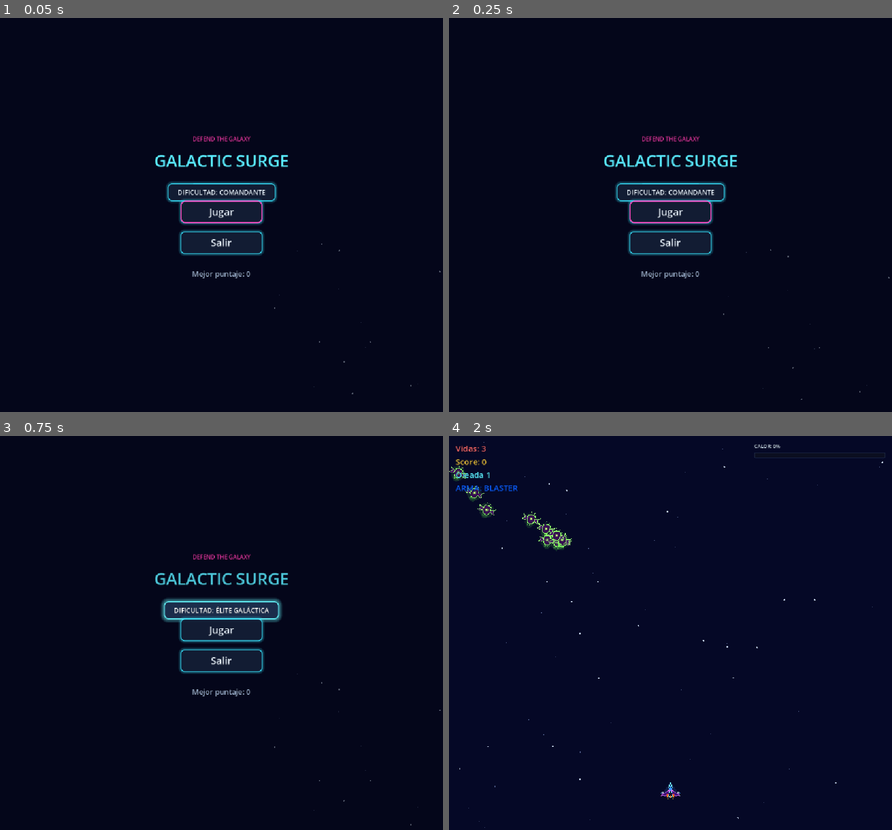
Above: before the commit, frames 1-4 (two rows, left to right).
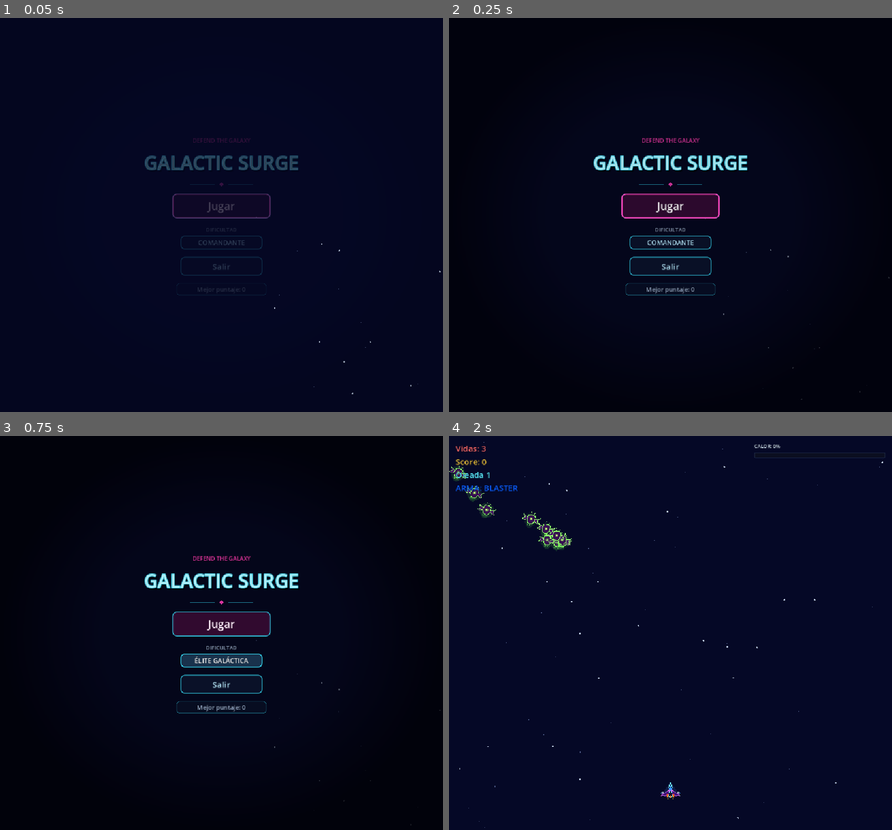
Above: after the commit, the same moments.

Repository: Frank-0511/galactic-surge
Game: Godot game, scene res://scenes/main/main.tscn
The game is run twice, just before and just after one commit, with the same random seed, the same clock (stepped at 60 frames per second) and the same inputs.
Inputs:
- Up to frame 1 (0.05 s): no input
- Up to frame 2 (0.25 s): no input
- Up to frame 3 (0.75 s): click "DIFICULTAD: COMANDANTE" (after the commit: "COMANDANTE") at 0.5 s
- Up to frame 4 (2 s): click "Jugar" at 1.25 s

The runs differ from the first frame. In frame 1, 2.8% of the frame differs, in the area x 32-100%, y 29-96%; in frame 2, 4.0%; in frame 3, 5.5%, in the area x 32-100%, y 29-99%; in frame 4, nothing differs.

Commit message:
feat(etapa-18): polish visual del menú principal
Estilos de botones por estado (normal, hover, pressed, focus), título con
outline y sombra, chip de puntaje, viñeta radial y fade de entrada.
Incluye contrato menu_style_contract_test.gd.

Diff:
--- a/scenes/ui/main_menu.gd
+++ b/scenes/ui/main_menu.gd
@@ -1,10 +1,25 @@
 # main_menu.gd
 # Presents the initial navigation options and emits user intent to Main.
 # Lets the player pick the session difficulty (Etapa 18) before play.
+# Layout lives in main_menu.tscn; all visual styling (buttons, title, chip,
+# vignette, entrance fade, title pulse) is applied here in code.
+# REDUCED_MOTION is a switch to flip: true skips the title pulse and the entrance fade.
 
 extends CanvasLayer
 
 const DS := preload("res://scripts/systems/difficulty_settings.gd")
+
+## Switch to true to disable the title pulse and the entrance fade (reduced motion).
+const REDUCED_MOTION := false
+const ENTRANCE_DURATION := 0.35
+const PULSE_HALF_PERIOD := 1.6
+const CORNER_RADIUS := 10
+const BORDER_WIDTH := 2
+const FOCUS_BORDER_WIDTH := 3
+const CYAN := Color(0.22, 0.9, 1.0)
+const MAGENTA := Color(1.0, 0.24, 0.72)
+const TITLE_FILL := Color(0.72, 0.97, 1.0)
+const TEXT_SOFT := Color(0.72, 0.92, 1.0)
 
 signal play_requested
 signal quit_requested
@@ -12,18 +27,30 @@
 ## Tier chosen in the menu; read by Main when play_requested fires and fixed for the session.
 var selected_difficulty: int = DS.Tier.COMMANDER
 
+@onready var _content: Control = $Control
+@onready var _vignette: TextureRect = $Control/Vignette
 @onready var _high_score_label: Label = $Control/HighScoreLabel
 @onready var _title_label: Label = $Control/TitleLabel
 @onready var _difficulty_button: Button = $Control/DificultadButton
+@onready var _play_button: Button = $Control/PlayButton
+@onready var _quit_button: Button = $Control/QuitButton
+
+var _entrance_tween: Tween
+var _pulse_tween: Tween
 
 
 func _ready() -> void:
-	_start_title_glow()
+	_apply_vignette()
+	_apply_title_style()
+	_apply_chip_style()
+	_style_buttons()
+	_start_title_pulse()
 	_refresh_difficulty_text()
 
 
 func show_menu() -> void:
 	visible = true
+	_play_entrance()
 	$Control/PlayButton.grab_focus()
 
 
@@ -42,17 +69,133 @@
 
 
 func _refresh_difficulty_text() -> void:
-	_difficulty_button.text = "DIFICULTAD: %s" % DS.get_tier_name(selected_difficulty).to_upper()
+	_difficulty_button.text = DS.get_tier_name(selected_difficulty).to_upper()
 
 
 func _on_quit_button_pressed() -> void:
 	quit_requested.emit()
 
 
-# Purely cosmetic breathing glow on the title label; does not affect layout,
-# text or any gameplay-facing state.
-func _start_title_glow() -> void:
-	var tween: Tween = create_tween()
-	tween.set_loops()
-	tween.tween_property(_title_label, "modulate:a", 0.78, 1.1).set_trans(Tween.TRANS_SINE).set_ease(Tween.EASE_IN_OUT)
-	tween.tween_property(_title_label, "modulate:a", 1.0, 1.1).set_trans(Tween.TRANS_SINE).set_ease(Tween.EASE_IN_OUT)
+# ---------------------------------------------------------------------------
+# Background: radial vignette generated in code (no external textures).
+# ---------------------------------------------------------------------------
+func _apply_vignette() -> void:
+	var gradient := Gradient.new()
+	gradient.offsets = PackedFloat32Array([0.55, 1.0])
+	gradient.colors = PackedColorArray([Color(0.0, 0.0, 0.02, 0.0), Color(0.0, 0.0, 0.02, 0.7)])
+	var texture := GradientTexture2D.new()
+	texture.gradient = gradient
+	texture.fill = GradientTexture2D.FILL_RADIAL
+	texture.fill_from = Vector2(0.5, 0.5)
+	texture.fill_to = Vector2(1.0, 0.5)
+	texture.width = 256
+	texture.height = 256
+	_vignette.texture = texture
+
+
+# ---------------------------------------------------------------------------
+# Title: larger, cyan outline and dark drop shadow.
+# ---------------------------------------------------------------------------
+func _apply_title_style() -> void:
+	_title_label.add_theme_font_size_override("font_size", 46)
+	_title_label.add_theme_color_override("font_color", TITLE_FILL)
+	_title_label.add_theme_color_override("font_outline_color", Color(CYAN, 0.9))
+	_title_label.add_theme_constant_override("outline_size", 6)
+	_title_label.add_theme_color_override("font_shadow_color", Color(0.0, 0.01, 0.04, 0.85))
+	_title_label.add_theme_constant_override("shadow_offset_x", 3)
+	_title_label.add_theme_constant_override("shadow_offset_y", 5)
+
+
+# High score as a small rounded chip with a faint cyan border.
+func _apply_chip_style() -> void:
+	var chip: StyleBoxFlat = _make_box(Color(0.03, 0.06, 0.14, 0.75), Color(CYAN, 0.35), 1)
+	chip.corner_radius_top_left = 8
+	chip.corner_radius_top_right = 8
+	chip.corner_radius_bottom_left = 8
+	chip.corner_radius_bottom_right = 8
+	chip.content_margin_left = 14.0
+	chip.content_margin_right = 14.0
+	chip.content_margin_top = 4.0
+	chip.content_margin_bottom = 4.0
+	_high_score_label.add_theme_stylebox_override("normal", chip)
+	_high_score_label.add_theme_font_size_override("font_size", 15)
+
+
+# ---------------------------------------------------------------------------
+# Buttons: one StyleBoxFlat per state. Jugar is the primary action (magenta
+# tinted fill); Salir and the difficulty control stay cyan-outlined.
+# Focus is a 3 px magenta border with a transparent fill, so it stays distinct
+# from hover (brighter fill, 2 px cyan border).
+# ---------------------------------------------------------------------------
+func _style_buttons() -> void:
+	_style_button(_play_button, 26, true)
+	_style_button(_quit_button, 20, false)
+	_style_button(_difficulty_button, 16, false)
+
+
+func _style_button(button: Button, font_size: int, primary: bool) -> void:
+	var normal_box: StyleBoxFlat
+	var hover_box: StyleBoxFlat
+	var pressed_box: StyleBoxFlat
+	if primary:
+		normal_box = _make_box(Color(0.2, 0.04, 0.19, 0.95), Color(CYAN, 0.8), BORDER_WIDTH)
+		hover_box = _make_box(Color(0.34, 0.08, 0.3, 1.0), Color(CYAN, 1.0), BORDER_WIDTH)
+		pressed_box = _make_box(Color(0.1, 0.02, 0.1, 1.0), Color(CYAN, 0.6), BORDER_WIDTH)
+	else:
+		normal_box = _make_box(Color(0.04, 0.07, 0.16, 0.92), Color(CYAN, 0.8), BORDER_WIDTH)
+		hover_box = _make_box(Color(0.1, 0.2, 0.3, 0.98), Color(CYAN, 1.0), BORDER_WIDTH)
+		pressed_box = _make_box(Color(0.02, 0.04, 0.1, 1.0), Color(CYAN, 0.5), BORDER_WIDTH)
+	var focus_box: StyleBoxFlat = _make_box(Color(0.0, 0.0, 0.0, 0.0), MAGENTA, FOCUS_BORDER_WIDTH)
+
+	button.add_theme_stylebox_override("normal", normal_box)
+	button.add_theme_stylebox_override("hover", hover_box)
+	button.add_theme_stylebox_override("pressed", pressed_box)
+	button.add_theme_stylebox_override("focus", focus_box)
+	button.add_theme_font_size_override("font_size", font_size)
+
+	var text_normal: Color = Color(1.0, 0.93, 0.98) if primary else TEXT_SOFT
+	var text_pressed: Color = Color(0.85, 0.75, 0.82) if primary else Color(0.6, 0.8, 0.9)
+	button.add_theme_color_override("font_color", text_normal)
+	button.add_theme_color_override("font_hover_color", Color(1.0, 1.0, 1.0))
+	button.add_theme_color_override("font_pressed_color", text_pressed)
+	button.add_theme_color_override("font_focus_color", Color(1.0, 1.0, 1.0))
+
+
+func _make_box(fill: Color, border: Color, border_width: int) -> StyleBoxFlat:
+	var box := StyleBoxFlat.new()
+	box.bg_color = fill
+	box.border_color = border
+	box.set_border_width_all(border_width)
+	box.set_corner_radius_all(CORNER_RADIUS)
+	box.anti_aliasing = true
+	return box
+
+
+# ---------------------------------------------------------------------------
+# Motion (cosmetic only; never delays input, never changes layout).
+# ---------------------------------------------------------------------------
+# Fades the menu content in over ENTRANCE_DURATION each time show_menu() runs.
+func _play_entrance() -> void:
+	if _entrance_tween != null and _entrance_tween.is_valid():
+		_entrance_tween.kill()
+	if REDUCED_MOTION:
+		_content.modulate.a = 1.0
+		return
+	_content.modulate.a = 0.0
+	_entrance_tween = create_tween()
+	_entrance_tween.tween_property(_content, "modulate:a", 1.0, ENTRANCE_DURATION) \
+		.set_trans(Tween.TRANS_SINE).set_ease(Tween.EASE_OUT)
+
+
+# Slow, low-amplitude breathing on the title's alpha. Does not affect layout or state.
+func _start_title_pulse() -> void:
+	if REDUCED_MOTION:
+		return
+	if _pulse_tween != null and _pulse_tween.is_valid():
+		_pulse_tween.kill()
+	_pulse_tween = create_tween()
+	_pulse_tween.set_loops()
+	_pulse_tween.tween_property(_title_label, "modulate:a", 0.9, PULSE_HALF_PERIOD) \
+		.set_trans(Tween.TRANS_SINE).set_ease(Tween.EASE_IN_OUT)
+	_pulse_tween.tween_property(_title_label, "modulate:a", 1.0, PULSE_HALF_PERIOD) \
+		.set_trans(Tween.TRANS_SINE).set_ease(Tween.EASE_IN_OUT)
--- a/scenes/ui/main_menu.tscn
+++ b/scenes/ui/main_menu.tscn
@@ -25,6 +25,17 @@
 color = Color(0.015, 0.02, 0.07, 0.6)
 mouse_filter = 2
 
+[node name="Vignette" type="TextureRect" parent="Control"]
+layout_mode = 1
+anchors_preset = 15
+anchor_right = 1.0
+anchor_bottom = 1.0
+grow_horizontal = 2
+grow_vertical = 2
+expand_mode = 1
+stretch_mode = 0
+mouse_filter = 2
+
 [node name="KickerLabel" type="Label" parent="Control"]
 layout_mode = 1
 anchors_preset = 8
@@ -33,15 +44,16 @@
 anchor_right = 0.5
 anchor_bottom = 0.5
 offset_left = -200.0
-offset_top = -195.0
+offset_top = -194.0
 offset_right = 200.0
-offset_bottom = -165.0
+offset_bottom = -168.0
 grow_horizontal = 2
 grow_vertical = 2
 theme_override_font_sizes/font_size = 14
 theme_override_colors/font_color = Color(1.0, 0.24, 0.72, 0.85)
 text = "DEFEND THE GALAXY"
 horizontal_alignment = 1
+vertical_alignment = 1
 
 [node name="TitleLabel" type="Label" parent="Control"]
 layout_mode = 1
@@ -50,18 +62,15 @@
 anchor_top = 0.5
 anchor_right = 0.5
 anchor_bottom = 0.5
-offset_left = -220.0
-offset_top = -160.0
-offset_right = 220.0
-offset_bottom = -100.0
-grow_horizontal = 2
-grow_vertical = 2
-theme_override_font_sizes/font_size = 40
-theme_override_colors/font_color = Color(0.35, 0.92, 1.0, 1.0)
-theme_override_constants/outline_size = 5
-theme_override_colors/font_outline_color = Color(0.02, 0.05, 0.09, 0.9)
+offset_left = -300.0
+offset_top = -164.0
+offset_right = 300.0
+offset_bottom = -92.0
+grow_horizontal = 2
+grow_vertical = 2
 text = "GALACTIC SURGE"
 horizontal_alignment = 1
+vertical_alignment = 1
 
 [node name="Divider" type="ColorRect" parent="Control"]
 layout_mode = 1
@@ -70,14 +79,66 @@
 anchor_top = 0.5
 anchor_right = 0.5
 anchor_bottom = 0.5
-offset_left = -70.0
+offset_left = -76.0
+offset_top = -75.0
+offset_right = -16.0
+offset_bottom = -73.0
+grow_horizontal = 2
+grow_vertical = 2
+color = Color(0.22, 0.9, 1.0, 0.55)
+mouse_filter = 2
+
+[node name="DividerRight" type="ColorRect" parent="Control"]
+layout_mode = 1
+anchors_preset = 8
+anchor_left = 0.5
+anchor_top = 0.5
+anchor_right = 0.5
+anchor_bottom = 0.5
+offset_left = 16.0
+offset_top = -75.0
+offset_right = 76.0
+offset_bottom = -73.0
+grow_horizontal = 2
+grow_vertical = 2
+color = Color(0.22, 0.9, 1.0, 0.55)
+mouse_filter = 2
+
+[node name="DividerDiamond" type="ColorRect" parent="Control"]
+layout_mode = 1
+anchors_preset = 8
+anchor_left = 0.5
+anchor_top = 0.5
+anchor_right = 0.5
+anchor_bottom = 0.5
+offset_left = -4.0
 offset_top = -78.0
-offset_right = 70.0
-offset_bottom = -76.0
-grow_horizontal = 2
-grow_vertical = 2
-color = Color(0.22, 0.9, 1.0, 0.55)
-mouse_filter = 2
+offset_right = 4.0
+offset_bottom = -70.0
+grow_horizontal = 2
+grow_vertical = 2
+rotation = 0.785398
+pivot_offset = Vector2(4, 4)
+color = Color(1.0, 0.24, 0.72, 0.85)
+mouse_filter = 2
+
+[node name="DifficultyCaption" type="Label" parent="Control"]
+layout_mode = 1
+anchors_preset = 8
+anchor_left = 0.5
+anchor_top = 0.5
+anchor_right = 0.5
+anchor_bottom = 0.5
+offset_left = -100.0
+offset_top = 26.0
+offset_right = 100.0
+offset_bottom = 46.0
+grow_horizontal = 2
+grow_vertical = 2
+theme_override_font_sizes/font_size = 13
+theme_override_colors/font_color = Color(0.62, 0.7, 0.82, 1.0)
+text = "DIFICULTAD"
+horizontal_alignment = 1
 
 [node name="DificultadButton" type="Button" parent="Control"]
 layout_mode = 1
@@ -86,14 +147,13 @@
 anchor_top = 0.5
 anchor_right = 0.5
 anchor_bottom = 0.5
-offset_left = -130.0
-offset_top = -72.0
-offset_right = 130.0
-offset_bottom = -40.0
-grow_horizontal = 2
-grow_vertical = 2
-theme_override_font_sizes/font_size = 16
-text = "DIFICULTAD: COMANDANTE"
+offset_left = -100.0
+offset_top = 50.0
+offset_right = 100.0
+offset_bottom = 84.0
+grow_horizontal = 2
+grow_vertical = 2
+text = "COMANDANTE"
 
 [node name="PlayButton" type="Button" parent="Control"]
 layout_mode = 1
@@ -102,29 +162,27 @@
 anchor_top = 0.5
 anchor_right = 0.5
 anchor_bottom = 0.5
+offset_left = -120.0
+offset_top = -52.0
+offset_right = 120.0
+offset_bottom = 8.0
+grow_horizontal = 2
+grow_vertical = 2
+text = "Jugar"
+
+[node name="QuitButton" type="Button" parent="Control"]
+layout_mode = 1
+anchors_preset = 8
+anchor_left = 0.5
+anchor_top = 0.5
+anchor_right = 0.5
+anchor_bottom = 0.5
 offset_left = -100.0
-offset_top = -35.0
+offset_top = 102.0
 offset_right = 100.0
-offset_bottom = 20.0
-grow_horizontal = 2
-grow_vertical = 2
-theme_override_font_sizes/font_size = 24
-text = "Jugar"
-
-[node name="QuitButton" type="Button" parent="Control"]
-layout_mode = 1
-anchors_preset = 8
-anchor_left = 0.5
-anchor_top = 0.5
-anchor_right = 0.5
-anchor_bottom = 0.5
-offset_left = -100.0
-offset_top = 40.0
-offset_right = 100.0
-offset_bottom = 95.0
-grow_horizontal = 2
-grow_vertical = 2
-theme_override_font_sizes/font_size = 24
+offset_bottom = 148.0
+grow_horizontal = 2
+grow_vertical = 2
 text = "Salir"
 
 [node name="HighScoreLabel" type="Label" parent="Control"]
@@ -134,16 +192,16 @@
 anchor_top = 0.5
 anchor_right = 0.5
 anchor_bottom = 0.5
-offset_left = -200.0
-offset_top = 130.0
-offset_right = 200.0
-offset_bottom = 160.0
-grow_horizontal = 2
-grow_vertical = 2
-theme_override_font_sizes/font_size = 18
+offset_left = -110.0
+offset_top = 166.0
+offset_right = 110.0
+offset_bottom = 196.0
+grow_horizontal = 2
+grow_vertical = 2
 theme_override_colors/font_color = Color(0.62, 0.7, 0.82, 1.0)
 text = "Mejor puntaje: 0"
 horizontal_alignment = 1
+vertical_alignment = 1
 
 [connection signal="pressed" from="Control/DificultadButton" to="." method="_on_dificultad_button_pressed"]
 [connection signal="pressed" from="Control/PlayButton" to="." method="_on_play_button_pressed"]
--- /dev/null
+++ b/tests/menu_style_contract_test.gd
@@ -0,0 +1,126 @@
+# menu_style_contract_test.gd
+# Contract test for the main menu visual upgrade.
+# Verifies:
+# 1. PlayButton, QuitButton and DificultadButton each define StyleBox overrides for
+#    normal, hover, pressed and focus states.
+# 2. TitleLabel has an outline size > 0 and a non-zero drop shadow.
+# 3. Node names and public texts of the menu still exist (no structural renames).
+# Uses the instantiated scene only; no real-time dependencies.
+
+extends SceneTree
+
+const MAIN_MENU_SCENE := preload("res://scenes/ui/main_menu.tscn")
+const BUTTON_PATHS: Array[String] = [
+	"Control/PlayButton",
+	"Control/QuitButton",
+	"Control/DificultadButton",
+]
+const STATES: Array[String] = ["normal", "hover", "pressed", "focus"]
+const REQUIRED_NODES: Array[String] = [
+	"Control/Panel",
+	"Control/KickerLabel",
+	"Control/TitleLabel",
+	"Control/Divider",
+	"Control/DifficultyCaption",
+	"Control/DificultadButton",
+	"Control/PlayButton",
+	"Control/QuitButton",
+	"Control/HighScoreLabel",
+]
+
+
+func _init() -> void:
+	call_deferred("_run_contracts")
+
+
+func _run_contracts() -> void:
+	print("--- INICIANDO CONTRATOS MENU STYLE ---")
+	var menu: CanvasLayer = MAIN_MENU_SCENE.instantiate() as CanvasLayer
+	if menu == null:
+		push_error("main_menu.tscn must instantiate as CanvasLayer")
+		print("MENU STYLE CONTRACT TESTS: FAILURES DETECTED")
+		quit(1)
+		return
+
+	root.add_child(menu)
+	var t1: bool = _assert_button_stylebox_overrides(menu)
+	var t2: bool = _assert_title_outline_and_shadow(menu)
+	var t3: bool = _assert_node_names_kept(menu)
+	root.remove_child(menu)
+	menu.free()
+
+	var all_passed: bool = t1 and t2 and t3
+	if all_passed:
+		print("MENU STYLE CONTRACT TESTS: ALL PASSED")
+	else:
+		push_error("MENU STYLE CONTRACT TESTS: FAILURES DETECTED")
+		print("MENU STYLE CONTRACT TESTS: FAILURES DETECTED")
+
+	quit(0 if all_passed else 1)
+
+
+# ---------------------------------------------------------------------------
+# 1. Buttons: normal, hover, pressed and focus StyleBox overrides
+# ---------------------------------------------------------------------------
+func _assert_button_stylebox_overrides(menu: CanvasLayer) -> bool:
+	var passed: bool = true
+	for path: String in BUTTON_PATHS:
+		var button: Button = menu.get_node_or_null(path) as Button
+		if button == null:
+			push_error("Missing Button at %s" % path)
+			passed = false
+			continue
+		for state: String in STATES:
+			if not button.has_theme_stylebox_override(state):
+				push_error("%s must override StyleBox '%s'" % [path, state])
+				passed = false
+	if passed:
+		print("✓ Contrato 1: Botones con StyleBox normal, hover, pressed y focus")
+	return passed
+
+
+# ---------------------------------------------------------------------------
+# 2. Title: outline and drop shadow
+# ---------------------------------------------------------------------------
+func _assert_title_outline_and_shadow(menu: CanvasLayer) -> bool:
+	var title: Label = menu.get_node_or_null("Control/TitleLabel") as Label
+	if title == null:
+		push_error("Missing Label Control/TitleLabel")
+		return false
+	if title.text != "GALACTIC SURGE":
+		push_error("TitleLabel text must stay GALACTIC SURGE, got '%s'" % title.text)
+		return false
+	if title.get_theme_constant("outline_size") <= 0:
+		push_error("TitleLabel outline_size must be > 0")
+		return false
+	# Explicit overrides only: Godot's default Label theme already ships a 1 px shadow.
+	var has_explicit_shadow: bool = title.has_theme_constant_override("shadow_offset_x") or title.has_theme_constant_override("shadow_outline_size")
+	var shadow_offset: int = absi(title.get_theme_constant("shadow_offset_x")) + absi(title.get_theme_constant("shadow_offset_y"))
+	var shadow_size: int = title.get_theme_constant("shadow_outline_size")
+	if not has_explicit_shadow or (shadow_offset == 0 and shadow_size == 0):
+		push_error("TitleLabel must declare an explicit non-zero drop shadow")
+		return false
+	print("✓ Contrato 2: Título con outline y sombra")
+	return true
+
+
+# ---------------------------------------------------------------------------
+# 3. Node names and texts kept
+# ---------------------------------------------------------------------------
+func _assert_node_names_kept(menu: CanvasLayer) -> bool:
+	var passed: bool = true
+	for path: String in REQUIRED_NODES:
+		if menu.get_node_or_null(path) == null:
+			push_error("Missing node %s" % path)
+			passed = false
+	var play: Button = menu.get_node_or_null("Control/PlayButton") as Button
+	if play != null and play.text != "Jugar":
+		push_error("PlayButton must display Jugar, got '%s'" % play.text)
+		passed = false
+	var quit_button: Button = menu.get_node_or_null("Control/QuitButton") as Button
+	if quit_button != null and quit_button.text != "Salir":
+		push_error("QuitButton must display Salir, got '%s'" % quit_button.text)
+		passed = false
+	if passed:
+		print("✓ Contrato 3: Nombres de nodos y textos del menú conservados")
+	return passed
